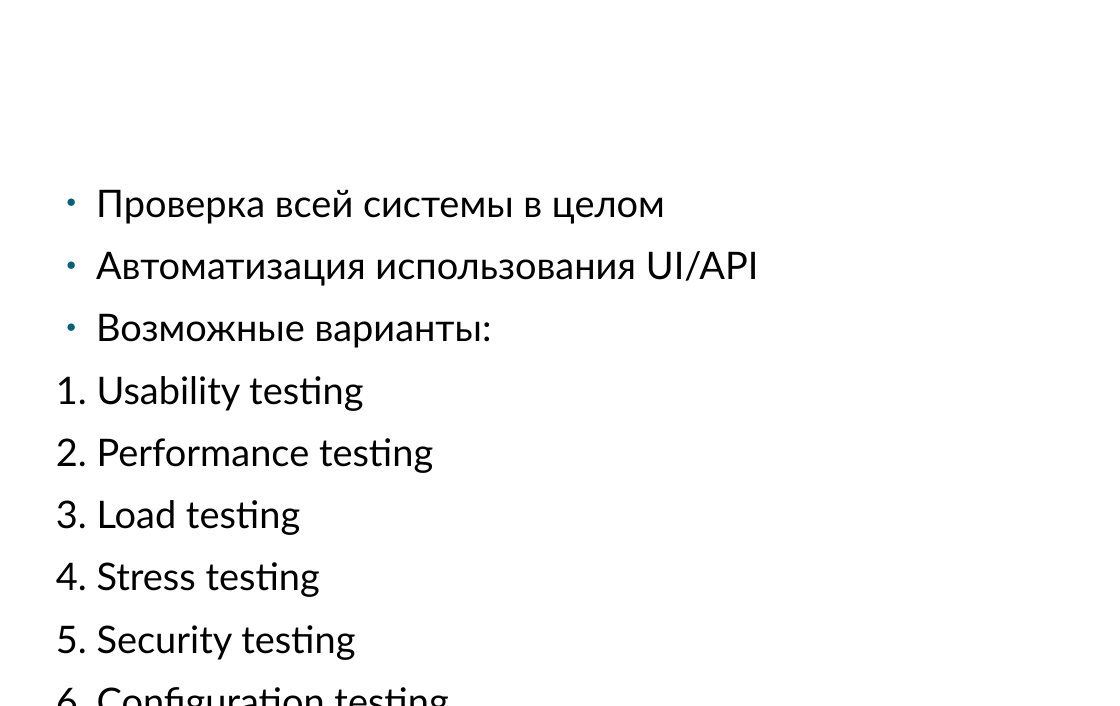
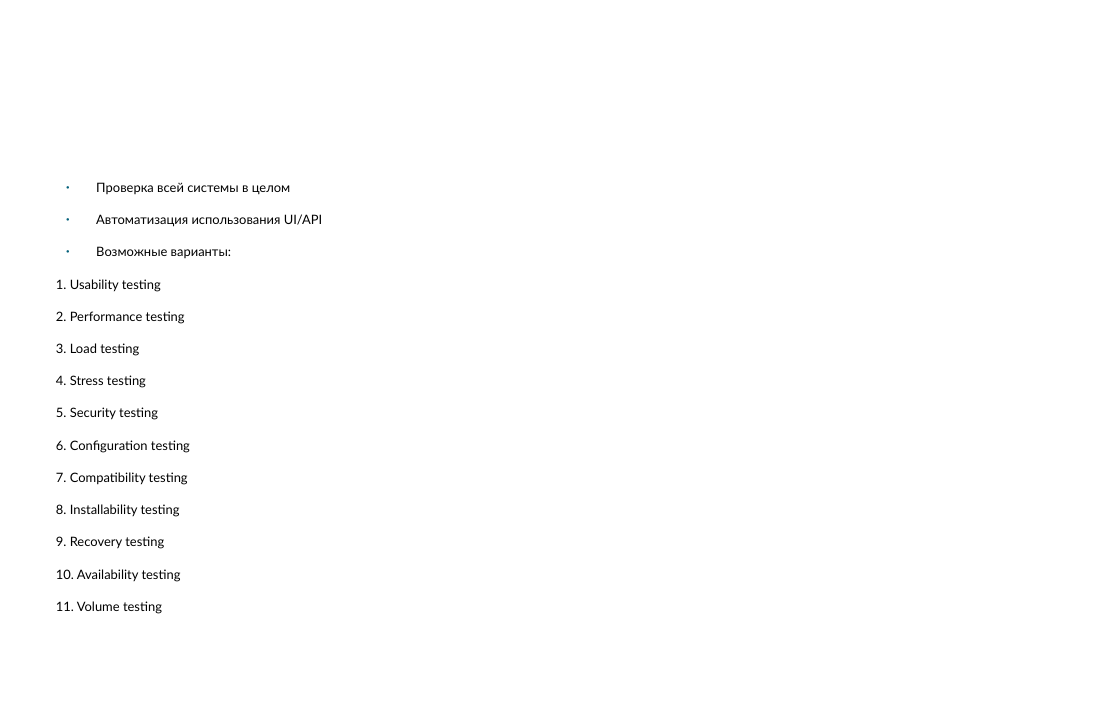
Before and after one commit to klimenkoAnna/DeveloperInstrumentalTools, a slide deck: slide 6 of docs/ETU DIT #2.pptx. Drawn at 1120x706 pixels with LibreOffice and Linux fonts; fonts in the diff are those of the drawing; background and template pictures are left out. Boxes give left, top, right and bottom in pixels: in the first picture for what was removed or moved away, otherwise in the second. Text is boxed around its words. In the diff, an @@ line names an element or a change of style, - is before the commit and + after.

Commit message:
Materials for testing lesson

```diff
--- a/docs/ETU DIT #2.pptx
+++ b/docs/ETU DIT #2.pptx
@@ text "Проверка всей системы в целом" at box(56, 182, 322, 614): size 32 to 10.9 pt @@
```
Also in this commit, not shown: 9 other slides changed, 9 other files.
